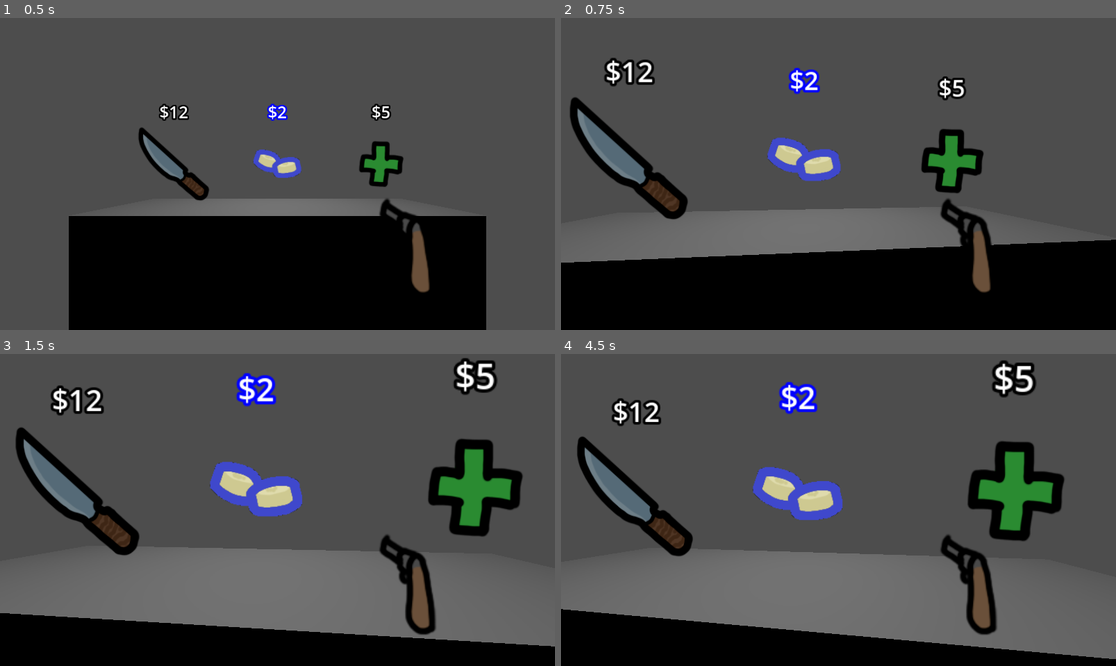
Above: before the commit, frames 1-4 (two rows, left to right).
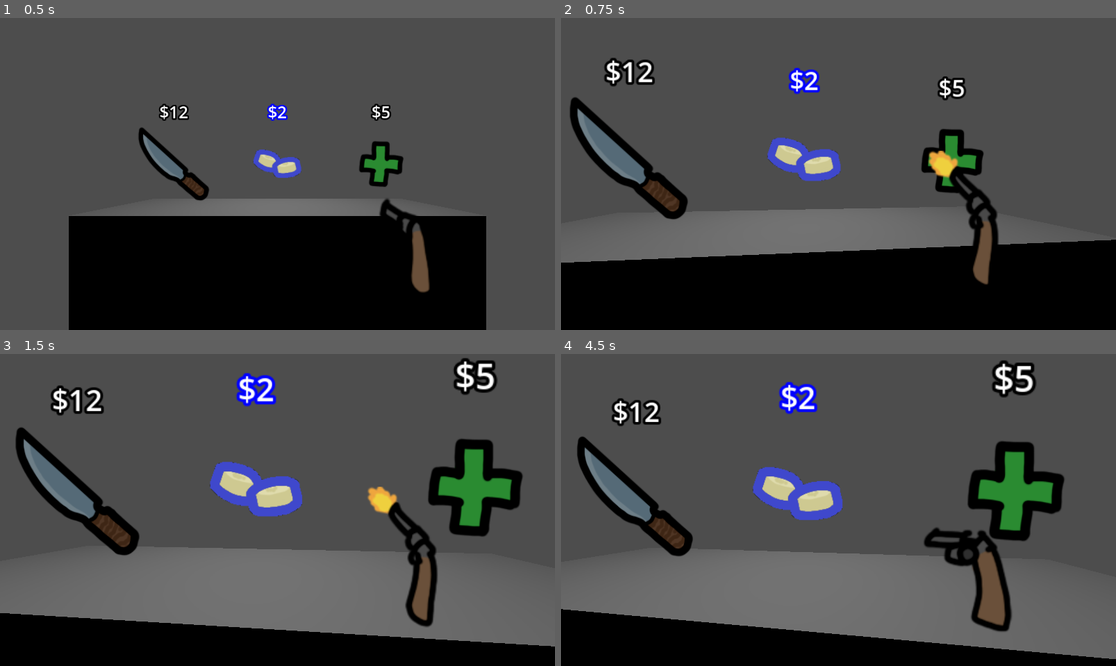
Above: after the commit, the same moments.

Repository: Russo-ow/ZombieRanching
Game: Godot game, scene res://assets/scenes/Main.tscn
Same seed, same stepped clock (60 frames per second), same inputs: the game is played once before the commit and once after it.
Inputs (mouse positions are in pixels of both pictures, inside the frame that each line leads up to):
- Up to frame 1 (0.5 s): no input
- Up to frame 2 (0.75 s): tap Enter at 0.5 s; move the mouse to (866, 174) at 0.52 s; press the mouse at (866, 174) at 0.53 s; hold W (up) from 0.53 s (still down)
- Up to frame 3 (1.5 s): keep holding W (up); move the mouse to (249, 510) at 1.27 s; release the mouse at (249, 510) at 1.28 s; click (249, 510) at 1.35 s
- Up to frame 4 (4.5 s): keep holding W (up); move the mouse to (849, 503) at 2.02 s; press the mouse at (849, 503) at 2.03 s; move the mouse to (832, 516) at 2.77 s; release the mouse at (832, 516) at 2.78 s; click (832, 516) at 2.85 s; move the mouse to (877, 513) at 3.52 s; press the mouse at (877, 513) at 3.53 s; tap R (reload, bound only after the commit) at 4.15 s; move the mouse to (794, 506) at 4.27 s; release the mouse at (794, 506) at 4.28 s; click (794, 506) at 4.35 s

Frame 1 is identical in both runs. In frame 2, 1.8% of the frame differs, in the area x 66-79%, y 42-88%; in frame 3, 2.1%; in frame 4, 2.4%, in the area x 65-82%, y 55-90%.

Commit message:
gun timing and animation

Diff:
--- a/assets/scenes/Player.tscn
+++ b/assets/scenes/Player.tscn
@@ -1,7 +1,7 @@
 [gd_scene format=3 uid="uid://g2k4frbd2cd2"]
 
 [ext_resource type="Script" uid="uid://c00rqvcef0b0h" path="res://assets/scripts/player.gd" id="1_jawt3"]
-[ext_resource type="Texture2D" uid="uid://dq81xrq6privs" path="res://assets/sprites/dev/revolver.png" id="2_y4xuf"]
+[ext_resource type="PackedScene" uid="uid://f5uovyisjcc1" path="res://assets/scenes/revolver.tscn" id="2_y4xuf"]
 
 [sub_resource type="CapsuleShape3D" id="CapsuleShape3D_y4xuf"]
 
@@ -26,10 +26,4 @@
 collide_with_areas = true
 collide_with_bodies = false
 
-[node name="Revolver" type="Sprite3D" parent="Camera3D" unique_id=474085906]
-transform = Transform3D(1, 0, 0, 0, 1, 0, 0, 0, 1, 1.0999982, -0.44061, -1.7511077)
-no_depth_test = true
-render_priority = 1
-texture = ExtResource("2_y4xuf")
-
-[node name="WeaponRaycast" type="RayCast3D" parent="Camera3D" unique_id=7337420]
+[node name="Revolver" parent="Camera3D" unique_id=141155547 instance=ExtResource("2_y4xuf")]
--- /dev/null
+++ b/assets/scenes/revolver.tscn
@@ -0,0 +1,20 @@
+[gd_scene format=3 uid="uid://f5uovyisjcc1"]
+
+[ext_resource type="Script" uid="uid://dcxmvav85wrhr" path="res://assets/scripts/gun.gd" id="1_rspsx"]
+[ext_resource type="Texture2D" uid="uid://dq81xrq6privs" path="res://assets/sprites/dev/revolver.png" id="2_vec6w"]
+[ext_resource type="Texture2D" uid="uid://2lbd8fr8wu04" path="res://assets/sprites/dev/revolver_fire.png" id="3_ulun3"]
+[ext_resource type="Texture2D" uid="uid://ctdss11yag51j" path="res://assets/sprites/dev/revolver_reload.png" id="4_a4xyp"]
+
+[node name="Revolver" type="Node3D" unique_id=141155547]
+script = ExtResource("1_rspsx")
+sprite_default = ExtResource("2_vec6w")
+sprite_firing = ExtResource("3_ulun3")
+sprite_reload = ExtResource("4_a4xyp")
+
+[node name="WeaponRaycast" type="RayCast3D" parent="." unique_id=1970537712]
+
+[node name="RevolverSprite" type="Sprite3D" parent="." unique_id=260490905]
+transform = Transform3D(1, 0, 0, 0, 1, 0, 0, 0, 1, 1.0999982, -0.44061, -1.7511077)
+no_depth_test = true
+render_priority = 1
+texture = ExtResource("2_vec6w")
--- /dev/null
+++ b/assets/scripts/gun.gd
@@ -0,0 +1,38 @@
+extends Node
+
+@export_category("Sprites")
+@export var sprite_default : Texture2D
+@export var sprite_firing : Texture2D
+@export var sprite_reload : Texture2D
+
+var sprite_node : Sprite3D
+var raycast : RayCast3D
+
+var is_reloading : bool
+var stopwatch : float
+
+@export_category("Data")
+@export var firing_cooldown := .3
+@export var firing_frame_duraction := .2
+@export var reload_duration := 2.
+
+func _ready():
+	sprite_node = $RevolverSprite
+	raycast = $WeaponRaycast
+
+func _process(delta: float):
+	if is_reloading || stopwatch < firing_cooldown:
+		stopwatch += delta
+	if is_reloading && stopwatch >= reload_duration:
+		is_reloading = false
+		stopwatch = firing_cooldown
+		sprite_node.texture = sprite_default
+	elif !is_reloading && stopwatch >= firing_cooldown:
+		sprite_node.texture = sprite_default
+	if !is_reloading && Input.is_action_just_pressed("reload"):
+		is_reloading = true
+		stopwatch = 0
+		sprite_node.texture = sprite_reload
+	elif !is_reloading && stopwatch >= firing_cooldown && Input.is_action_just_pressed("interact"):
+		stopwatch = 0
+		sprite_node.texture = sprite_firing
--- a/project.godot
+++ b/project.godot
@@ -46,6 +46,11 @@
 "events": [Object(InputEventMouseButton,"resource_local_to_scene":false,"resource_name":"","device":-1,"window_id":0,"a …(253 unchanged characters)…
 ]
 }
+reload={
+"deadzone": 0.2,
+"events": [Object(InputEventKey,"resource_local_to_scene":false,"resource_name":"","device":-1,"window_id":0,"alt_pressed":false,"shift_pressed":false,"ctrl_pressed":false,"meta_pressed":false,"pressed":false,"keycode":0,"physical_keycode":82,"key_label":0,"unicode":114,"location":0,"echo":false,"script":null)
+]
+}
 
 [physics]
 
Not shown, added: assets/scripts/gun.gd.uid
